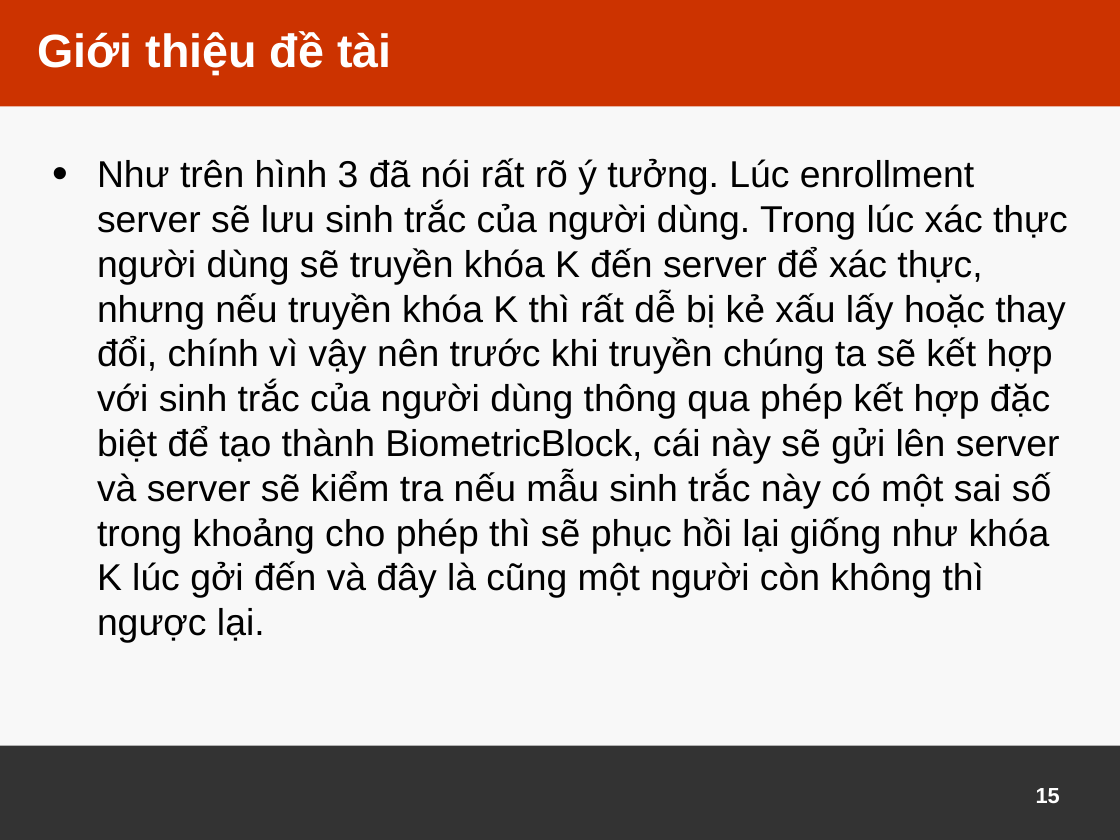
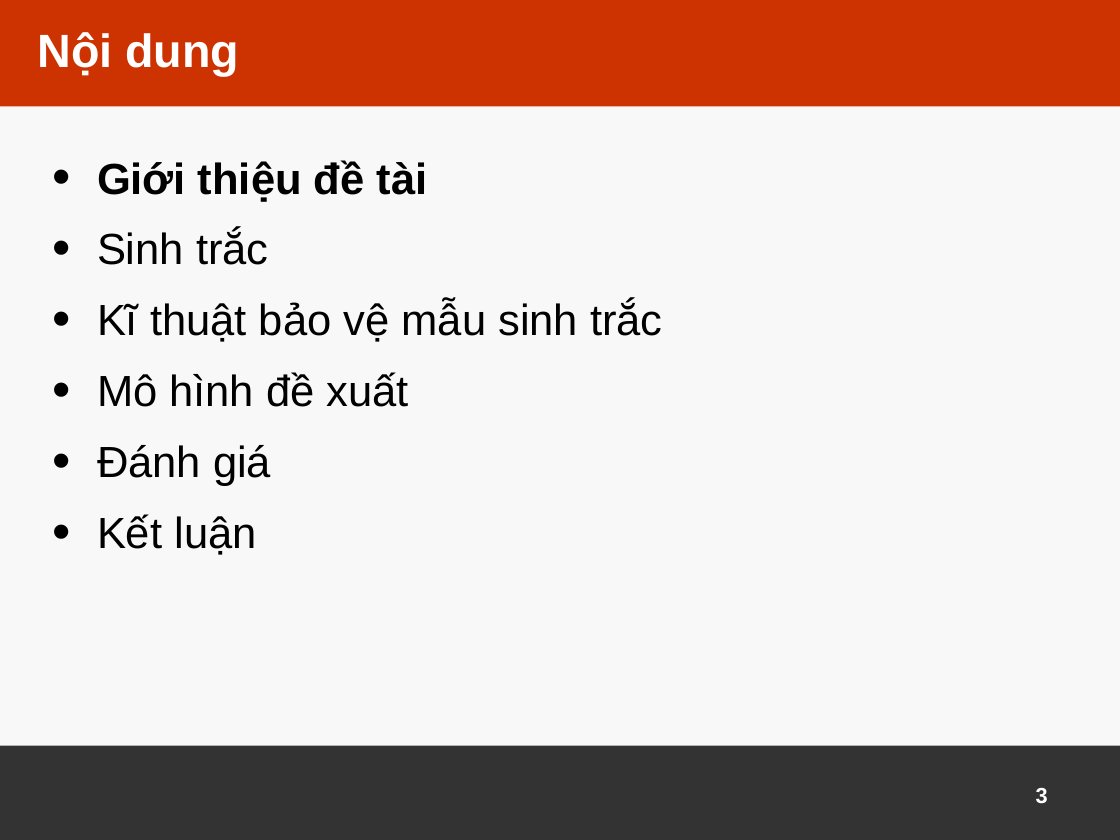
Before and after one commit to xnguyena2/test, a slide deck: slide 3 of Slide.pptx (slide 15 before the commit). Drawn at 1120x840 pixels with LibreOffice and Linux fonts; fonts in the diff are those of the drawing; background and template pictures are left out. Boxes give left, top, right and bottom in pixels: in the first picture for what was removed or moved away, otherwise in the second. Text is boxed around its words. In the diff, an @@ line names an element or a change of style, - is before the commit and + after.

```diff
--- a/Slide.pptx
+++ b/Slide.pptx
@@ title at (x1=37, y1=32, x2=239, y2=76): text changed @@
-Giới thiệu đề tài
+Nội dung
@@ text at (x1=97, y1=160, x2=663, y2=555): text changed; size 24 to 28 pt @@
-• Như trên hình 3 đã nói rất rõ ý tưởng. Lúc enrollment server sẽ lưu sinh trắc của người dùng. Trong lúc xác thực người dùng sẽ truyền khóa K đến server để xác thực, nhưng nếu truyền khóa K thì rất dễ bị kẻ xấu lấy hoặc thay đổi, chính vì vậy nên trước khi truyền chúng ta sẽ kết hợp với sinh trắc của người dùng thông qua phép kết hợp đặc biệt để tạo thành BiometricBlock, cái này sẽ gửi lên server và server sẽ kiểm tra nếu mẫu sinh trắc này có một sai số trong khoảng cho phép thì sẽ phục hồi lại giống như khóa K lúc gởi đến và đây là cũng một người còn không thì ngược lại.
+• Giới thiệu đề tài
+• Sinh trắc
+• Kĩ thuật bảo vệ mẫu sinh trắc
+• Mô hình đề xuất
+• Đánh giá
+• Kết luận
@@ page number at (x1=1036, y1=788, x2=1048, y2=804): text changed @@
-15
+3
```
Also in this commit, not shown: 15 other slides changed, 9 slides added, 1 slide removed, 1 other file.
